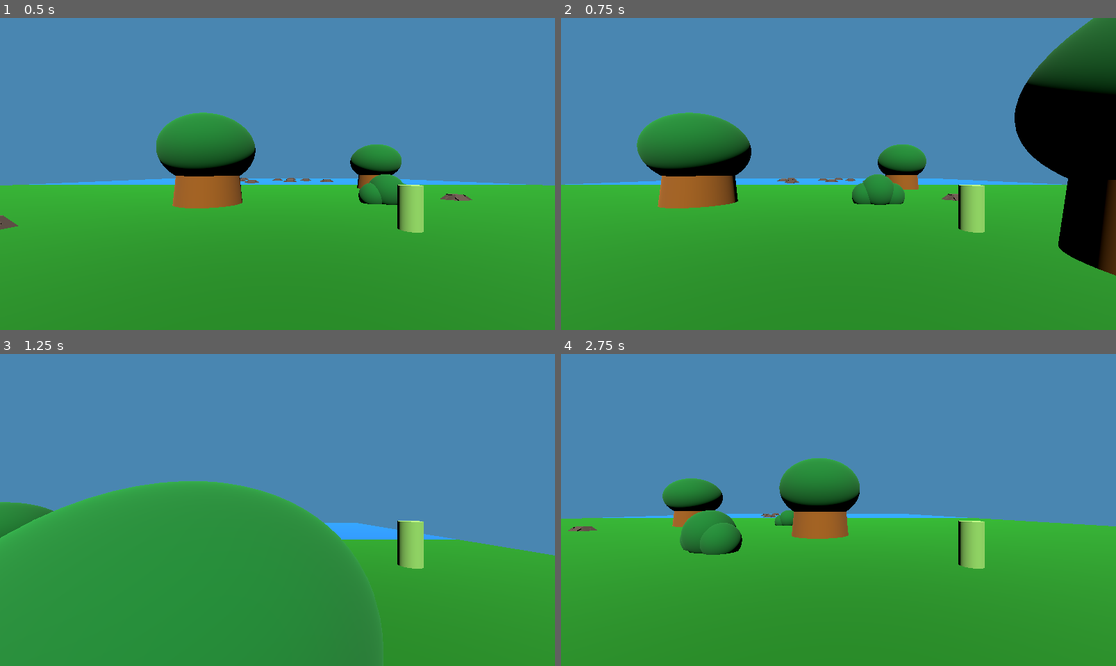
Above: before the commit, frames 1-4 (two rows, left to right).
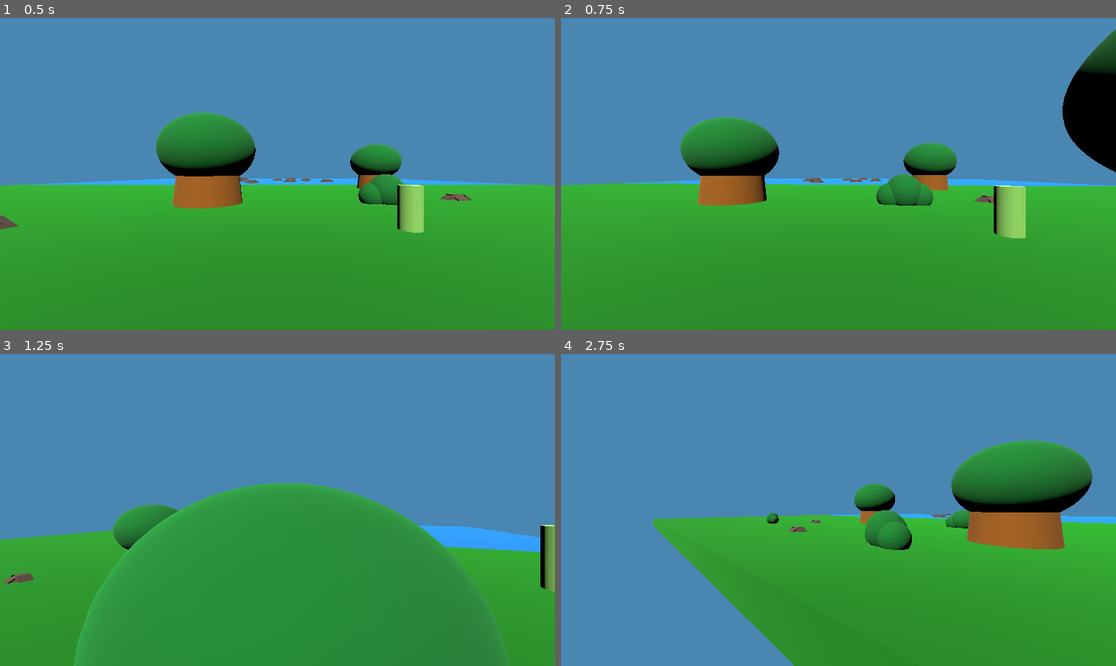
Above: after the commit, the same moments.

Repository: pterosaur-pixel/evil-squirrels-unite
Game: Godot game, scene res://main.tscn
Same seed, same stepped clock (60 frames per second), same inputs: the game is played once before the commit and once after it.
Inputs:
- Up to frame 1 (0.5 s): no input
- Up to frame 2 (0.75 s): tap Enter at 0.5 s; hold Right (ui_right) from 0.53 s (still down); hold X (camera_left, bound only after the commit) from 0.53 s (still down)
- Up to frame 3 (1.25 s): keep holding Right (ui_right); keep holding X (camera_left, bound only after the commit); tap Space (jump) at 0.77 s; tap Y (camera_right, bound only after the commit) at 0.8 s
- Up to frame 4 (2.75 s): release Right (ui_right) at 1.28 s; release X (camera_left, bound only after the commit) at 1.28 s; hold Down (ui_down) 1.28-2.03 s; tap Y (camera_right, bound only after the commit) at 1.35, 2.3 s; tap Space (jump) at 1.52 s; tap X (camera_left, bound only after the commit) at 1.55 s; hold Right (ui_right) from 2.03 s (still down); hold X (camera_left, bound only after the commit) from 2.03 s (still down)

Frame 1 is identical in both runs. In frame 2, 16% of the frame differs, in the area x 0-100%, y 0-83%; in frame 3, 9.7%; in frame 4, 28%, in the area x 0-100%, y 27-100%.

Commit message:
Added camera rotation

Diff:
--- a/camera_3d.gd
+++ b/camera_3d.gd
@@ -1,3 +1,6 @@
 extends Camera3D
 func _physics_process(delta: float) -> void:
-	pass
+	if Input.is_action_pressed("camera_left"):
+		rotation.y += 0.01
+	if Input.is_action_pressed("camera_right"):
+		rotation.y -= 0.01
--- a/project.godot
+++ b/project.godot
@@ -22,6 +22,16 @@
 "events": [Object(InputEventKey,"resource_local_to_scene":false,"resource_name":"","device":-1,"window_id":0,"alt_press …(191 unchanged characters)…
 ]
 }
+camera_left={
+"deadzone": 0.2,
+"events": [Object(InputEventKey,"resource_local_to_scene":false,"resource_name":"","device":-1,"window_id":0,"alt_pressed":false,"shift_pressed":false,"ctrl_pressed":false,"meta_pressed":false,"pressed":false,"keycode":0,"physical_keycode":88,"key_label":0,"unicode":120,"location":0,"echo":false,"script":null)
+]
+}
+camera_right={
+"deadzone": 0.2,
+"events": [Object(InputEventKey,"resource_local_to_scene":false,"resource_name":"","device":-1,"window_id":0,"alt_pressed":false,"shift_pressed":false,"ctrl_pressed":false,"meta_pressed":false,"pressed":false,"keycode":0,"physical_keycode":89,"key_label":0,"unicode":121,"location":0,"echo":false,"script":null)
+]
+}
 
 [rendering]
 
